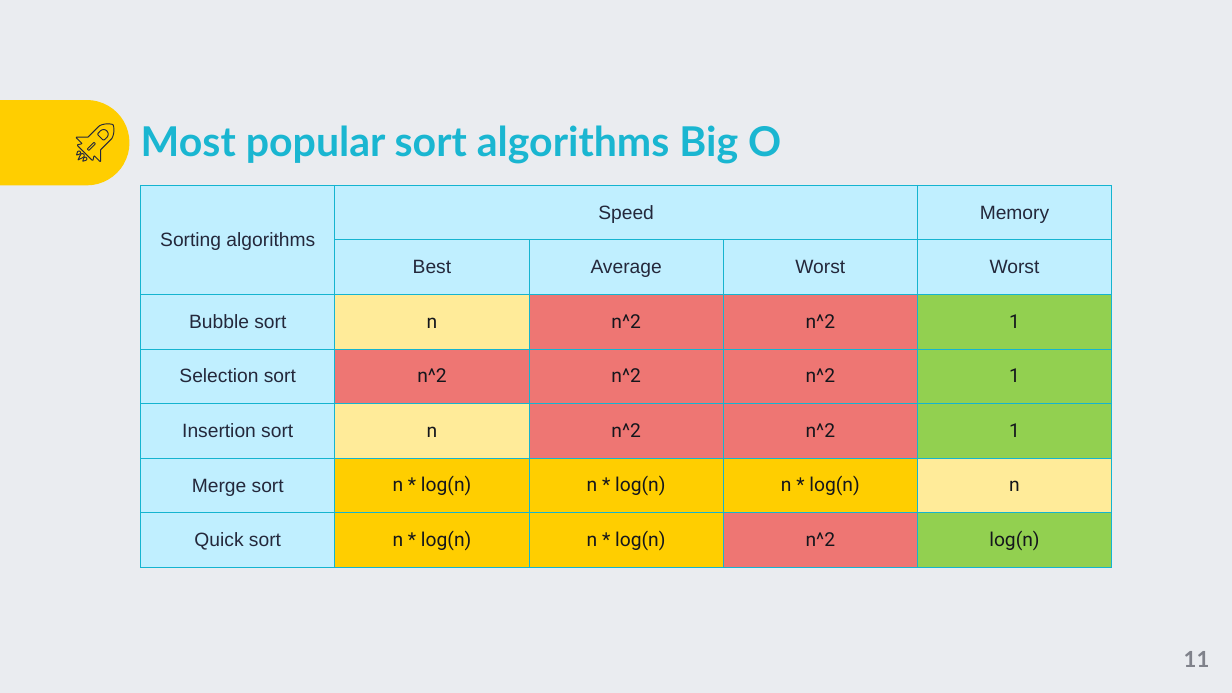
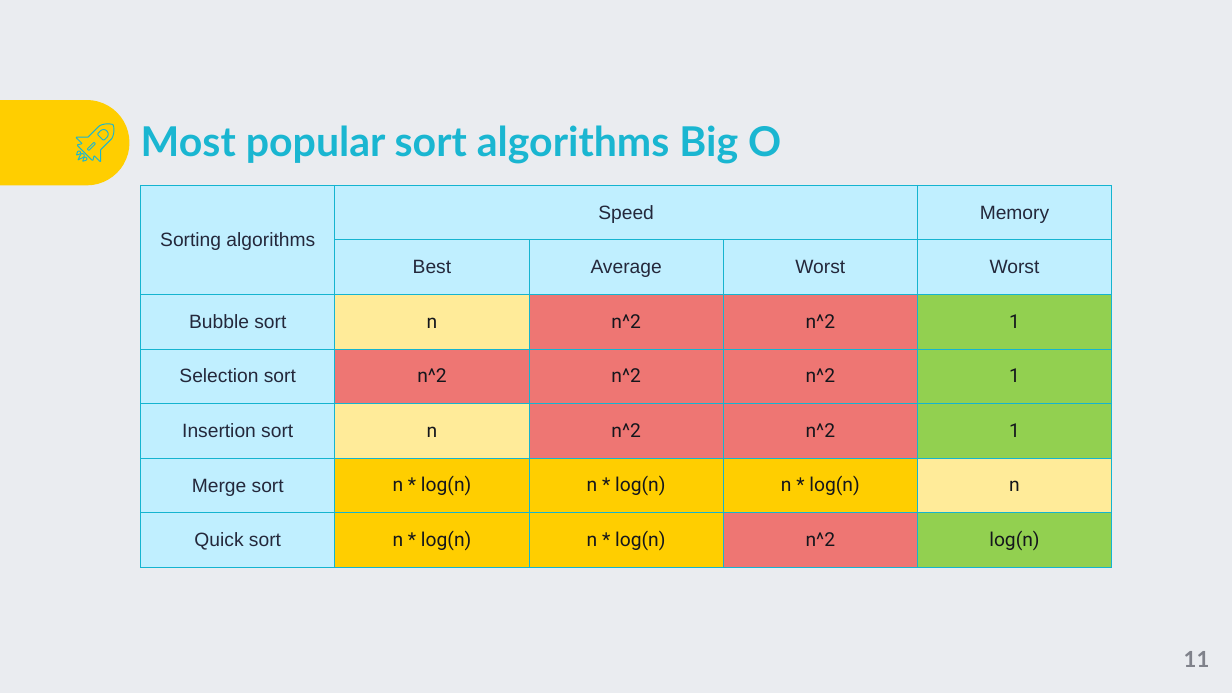
Before and after one commit to TigranVardanyan/Algorithms-and-Data-structures, a slide deck: slide 11 of ds&a.pptx. Drawn at 1232x693 pixels with LibreOffice and Linux fonts; fonts in the diff are those of the drawing; background and template pictures are left out. Boxes give left, top, right and bottom in pixels: in the first picture for what was removed or moved away, otherwise in the second. Text is boxed around its words. In the diff, an @@ line names an element or a change of style, - is before the commit and + after.

```diff
--- a/ds&a.pptx
+++ b/ds&a.pptx
@@ fill none to #1AB6D1; outline #24283B 0.75 pt to #1AB6D1 0.75 pt; outline redrawn in 4 elements at <box>77,124,115,162</box>, <box>78,153,84,160</box>, <box>83,157,87,161</box>, <box>77,151,80,154</box> @@
```
Also in this commit, not shown: 1 other slide changed, 1 slide added, 1 slide removed, 2 other files.
